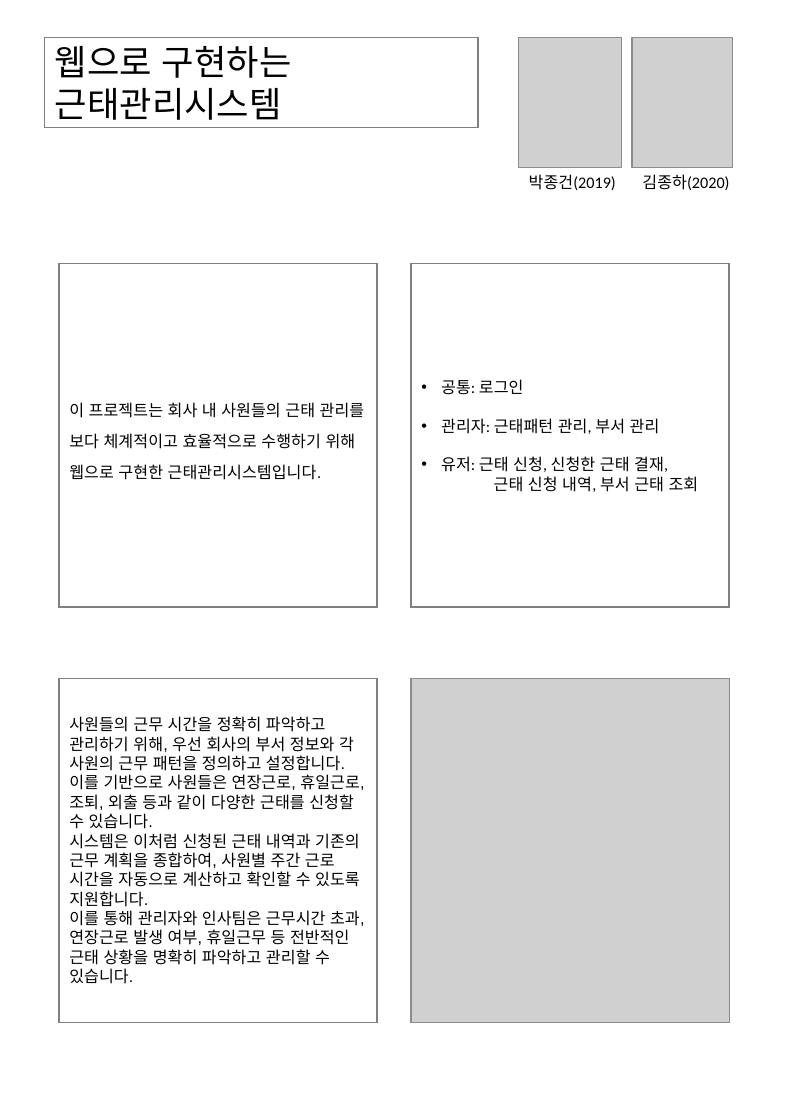
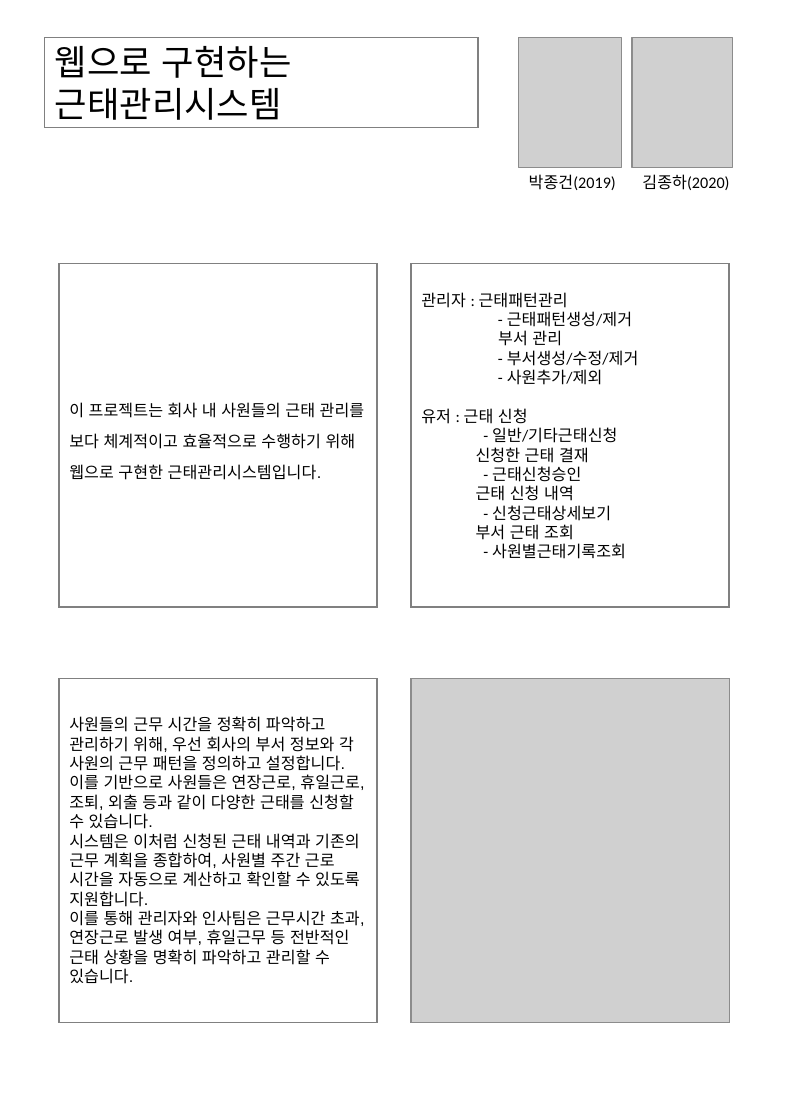
Before and after one commit to Ha2sky/ess, a slide deck: slide 2 of report/김종하,박종건_웹으로구현하는근태관리시스템.pptx. Drawn at 792x1120 pixels with LibreOffice and Linux fonts; fonts in the diff are those of the drawing; grey boxes stand for pictures; background and template pictures are left out. Boxes give left, top, right and bottom in pixels: in the first picture for what was removed or moved away, otherwise in the second. Text is boxed around its words. In the diff, an @@ line names an element or a change of style, - is before the commit and + after.

Commit message:
판넬 수정, 7주차 보고서

```diff
--- a/report/김종하,박종건_웹으로구현하는근태관리시스템.pptx
+++ b/report/김종하,박종건_웹으로구현하는근태관리시스템.pptx
@@ text in rectangle at (421,292,639,559): text changed @@
-• 공통: 로그인
-• 관리자: 근태패턴 관리, 부서 관리
-• 유저: 근태 신청, 신청한 근태 결재,
-근태 신청 내역, 부서 근태 조회
+관리자 : 근태패턴관리
+- 근태패턴생성/제거
+부서 관리
+- 부서생성/수정/제거
+- 사원추가/제외
+유저 : 근태 신청
+- 일반/기타근태신청
+신청한 근태 결재
+- 근태신청승인
+근태 신청 내역
+- 신청근태상세보기
+부서 근태 조회
+- 사원별근태기록조회
```
Also in this commit, not shown: 1 other file.
